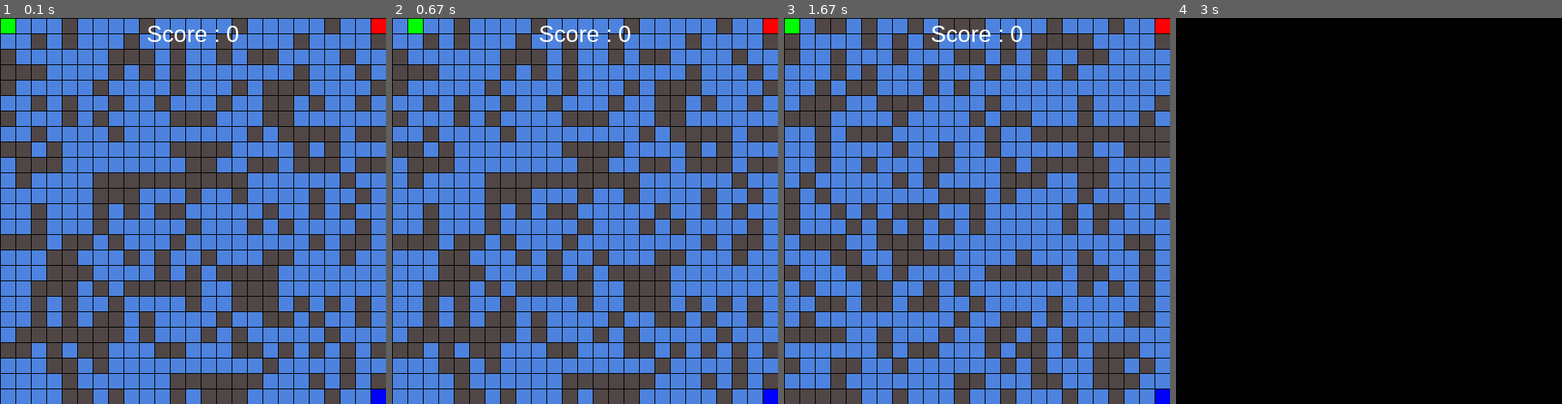
Above: before the commit, frames 1-4 (left to right).
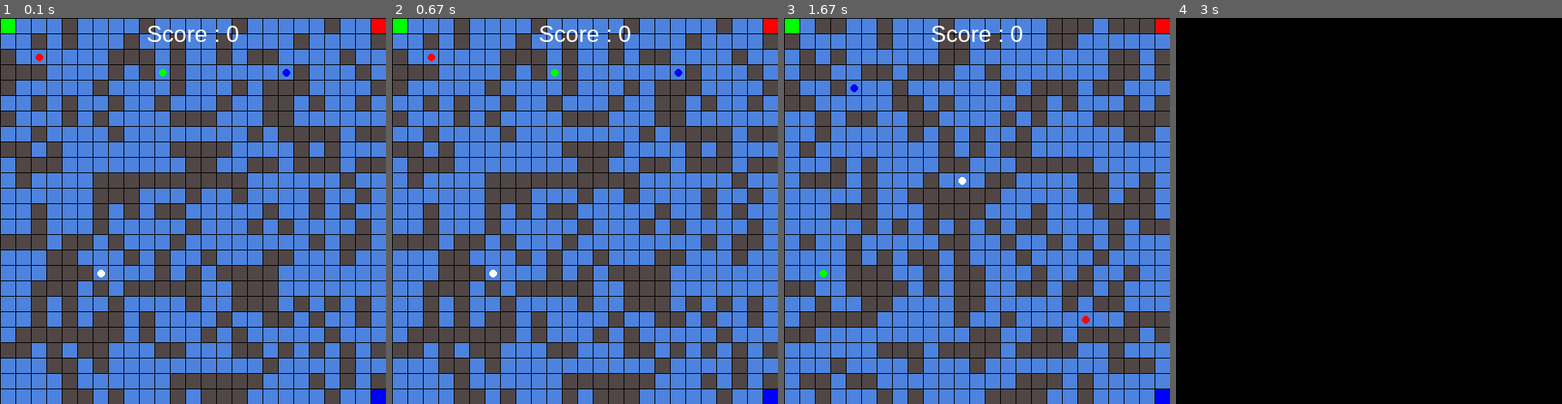
Above: after the commit, the same moments.

Repository: WallAshing/Pygame_labyrith
Game: pygame game, started from main.py
Same seed, same stepped clock (60 frames per second), same inputs: the game is played once before the commit and once after it.
Inputs:
- Up to frame 1 (0.1 s): no input
- Up to frame 2 (0.67 s): tap D at 0.33 s
- Up to frame 3 (1.67 s): tap R at 0.67 s; tap Z at 1 s; tap Q at 1.33 s
- Up to frame 4 (3 s): hold Right 1.67-2.13 s; tap S at 2.17 s; tap P at 2.5 s

The runs differ from the first frame. In frame 1, 0.1% of the frame differs, in the area x 9-76%, y 9-68%; in frame 2, 0.4%; in frame 3, 40%, in the area x 0-100%, y 0-100%; in frame 4, nothing differs.

Commit message:
The labyrith v0.03

Diff:
--- a/Enemies/enemies.py
+++ b/Enemies/enemies.py
@@ -3,9 +3,10 @@
 
 class Enemies :
 
-    def __init__(self, variable, createNewMap):
+    def __init__(self, ecran, variable, createNewMap):
         self.variable = variable
         self.createNewMap = createNewMap
+        self.ecran = ecran
         self.ennemiColor = (255, 0, 0)
         self.ennemiCasePosList = []
         self.ennemis = {}
@@ -19,6 +20,6 @@
         for i in range(0, self.variable.ennemiNumber) :
             self.ennemis["Ennemi{0}".format(i)].move()
 
-    def ennemiesDisplay(self, ecran):
+    def ennemiesDisplay(self):
         for ennemi in self.ennemiCasePosList :
-            pygame.draw.rect(ecran, (255, 0, 0), (pygame.Rect((ennemi[0] * self.variable.caseSize + 1), (ennemi[1] * self.variable.caseSize + 1), (self.variable.caseSize - 1), (self.variable.caseSize - 1))))
+            pygame.draw.rect(self.ecran, (255, 0, 0), (pygame.Rect((ennemi[0] * self.variable.caseSize + 1), (ennemi[1] * self.variable.caseSize + 1), (self.variable.caseSize - 1), (self.variable.caseSize - 1))))
--- a/Map/createNewMap.py
+++ b/Map/createNewMap.py
@@ -10,29 +10,33 @@
 		self.variable = variable
 		self.probability = (self.variable.mapSize * 10)
 		self.currentMap = []
+		self.spawnableCaseList = []
 
 	def mapInit(self) :
 		self.currentMap.clear()
+		self.spawnableCaseList.clear()
 		for i in range(self.variable.mapSize) :
 			self.currentMap.append([])
 			for j in range(self.variable.mapSize) :
 				oneToFour = random.randint(1, (self.probability))
-				if i == 0 and j == 0 :
+				if i == 0 and j == 0 : 									# Player spawn
 					self.currentMap[i].append(0)
 					print("Spawn created !")
-				elif i == (self.variable.mapSize - 1) and j == 0 :
+				elif i == (self.variable.mapSize - 1) and j == 0 : 		# Enemy spawn
 					self.currentMap[i].append(0)
-					print("Ennemi spawn created !")
-				elif i == (self.variable.mapSize - 1) and j == (self.variable.mapSize - 1) and self.variable.keyNumber > 0 :
+					print("Enemy spawn created !")
+				elif oneToFour < math.floor(self.probability * 0.35) :	# Wall spawn
+					self.currentMap[i].append(1)
+				elif i == (self.variable.mapSize - 1) and j == (self.variable.mapSize - 1) and self.variable.keyNumber > 0 :	# Key spawn
 					self.currentMap[i].append(2)
 					self.variable.keyNumber -= 1
-				elif oneToFour < math.floor(self.probability * 0.35) :
-					self.currentMap[i].append(1)
+
 				# elif oneToFour == 150 and self.variable.keyNumber > 0 :
 				# 	self.currentMap[i].append(2)
 				# 	self.variable.keyNumber -= 1
 				else :
 					self.currentMap[i].append(0)
+					self.spawnableCaseList.append((i, j))
 
 
 	def mapDisplay(self, ecran) :
--- /dev/null
+++ b/Map/items.py
@@ -0,0 +1,35 @@
+import pygame
+import random
+
+from Map.createNewMap import createNewMap
+
+class Items :
+    def __init__(self, ecran, variables, createNewMap) :
+        self.ecran = ecran
+        self.variables = variables
+        self.createNewMap = createNewMap
+        self.items = {
+            "item1" : [],
+            "item2" : [],
+            "item3" : [],
+            "item4" : [],
+        }
+
+
+    def itemsInit(self) :
+        for item in self.items :
+            for i in range(self.variables.itemsNumber[item]) :
+                case = self.createNewMap.spawnableCaseList[random.randint(0, (len(self.createNewMap.spawnableCaseList) - 1))]
+                self.items[item].append(case)
+
+
+
+    def itemsDisplay(self) :
+        for item in self.items["item1"] :
+            pygame.draw.circle(self.ecran, (255, 255, 255), ((item[0] * self.variables.caseSize + (self.variables.caseSize/2) + 1), (item[1] * self.variables.caseSize + (self.variables.caseSize/2)  + 1 )), 5)
+        for item in self.items["item2"] :
+            pygame.draw.circle(self.ecran, (255, 0, 0), ((item[0] * self.variables.caseSize + (self.variables.caseSize/2) + 1), (item[1] * self.variables.caseSize + (self.variables.caseSize/2)  + 1 )), 5)
+        for item in self.items["item3"] :
+            pygame.draw.circle(self.ecran, (0, 0, 255), ((item[0] * self.variables.caseSize + (self.variables.caseSize/2) + 1), (item[1] * self.variables.caseSize + (self.variables.caseSize/2)  + 1 )), 5)
+        for item in self.items["item4"] :
+            pygame.draw.circle(self.ecran, (0, 255, 0), ((item[0] * self.variables.caseSize + (self.variables.caseSize/2) + 1), (item[1] * self.variables.caseSize + (self.variables.caseSize/2)  + 1 )), 5)
--- a/Player/player.py
+++ b/Player/player.py
@@ -1,65 +1,215 @@
 import pygame
+import time
 class Player :
-    def __init__(self, ecran, variable, createNewMap) :
+    def __init__(self, ecran, variable, createNewMap, items) :
+        self.ecran = ecran
         self.variable = variable
         self.createNewMap = createNewMap
-        self.ecran = ecran
+        self.items = items
         self.pos = [1, 1]
         self.casepos = [0, 0]
         self.vivant = True
         self.win = False
-
-    def move(self, event) :
-
-        if event.key == pygame.K_LEFT or event.key == pygame.K_q :
-            if self.casepos[0] > 0 :
-                if ((self.createNewMap.currentMap[self.casepos[0] - 1])[self.casepos[1]]) == 2 :
-                    self.pos[0] -= self.variable.caseSize
-                    self.casepos[0] -= 1
-                    self.win = True
-                    self.variable.winNumber += 1
-                    print("You won")
-
-                elif ((self.createNewMap.currentMap[self.casepos[0] - 1])[self.casepos[1]]) != 1:
-                    self.pos[0] -= self.variable.caseSize
-                    self.casepos[0] -= 1
-
-        if event.key == pygame.K_RIGHT or event.key == pygame.K_d :
-            if self.casepos[0] < (self.variable.mapSize - 1) :
-
-                if ((self.createNewMap.currentMap[self.casepos[0] + 1])[self.casepos[1]]) == 2 :
-                    self.pos[0] += self.variable.caseSize
-                    self.casepos[0] += 1
-                    self.win = True
-                    self.variable.winNumber += 1
-                    print("You won")
-
-                elif ((self.createNewMap.currentMap[self.casepos[0] + 1])[self.casepos[1]]) != 1 :
-                    self.pos[0] += self.variable.caseSize
-                    self.casepos[0] += 1
-
-        if event.key == pygame.K_UP or event.key == pygame.K_z :
-            if self.casepos[1] > 0 :
-                if ((self.createNewMap.currentMap[self.casepos[0]])[self.casepos[1] - 1]) == 2 :
-                    self.pos[1] -= self.variable.caseSize
-                    self.casepos[1] -= 1
-                    self.win = True
-                    self.variable.winNumber += 1
-                    print("You won")
-
-                elif ((self.createNewMap.currentMap[self.casepos[0]])[self.casepos[1] - 1]) != 1:
-                    self.pos[1] -= self.variable.caseSize
-                    self.casepos[1] -= 1
-
-        if event.key == pygame.K_DOWN or event.key == pygame.K_s :
-            if self.casepos[1] < (self.variable.mapSize - 1) :
-                if ((self.createNewMap.currentMap[self.casepos[0]])[self.casepos[1] + 1]) == 2 :
-                    self.pos[1] += self.variable.caseSize
-                    self.casepos[1] += 1
-                    self.win = True
-                    self.variable.winNumber += 1
-                    print("You won")
-
-                elif ((self.createNewMap.currentMap[self.casepos[0]])[self.casepos[1] + 1]) != 1:
-                    self.pos[1] += self.variable.caseSize
-                    self.casepos[1] += 1
+        self.moveCooldown = 150
+        self.index = 0
+        self.holdDirection = {
+            "LEFT"  : False,
+            "RIGHT" : False,
+            "UP"    : False,
+            "DOWN"  : False,
+        }
+        self.inventory = {
+            "item1" : 0,
+            "item2" : 0,
+            "item3" : 0,
+            "item4" : 0,
+        }
+
+
+    def move(self, player) :
+        for event in pygame.event.get() :
+            if event.type == pygame.QUIT :
+                return False
+            if event.type == pygame.KEYDOWN :
+                if event.key == pygame.K_ESCAPE :
+                    return False
+                if event.key == pygame.K_r :
+                    player.win = True
+                if event.key == pygame.K_p :
+                    time.sleep(100)
+                if event.key == pygame.K_LEFT or event.key == pygame.K_q :
+                    self.holdDirection["LEFT"] = True
+                    self.holdDirection["RIGHT"] = False
+                    self.holdDirection["UP"] = False
+                    self.holdDirection["DOWN"] = False
+                    if self.index == self.moveCooldown :
+                        if self.casepos[0] > 0 :
+                            if ((self.createNewMap.currentMap[self.casepos[0] - 1])[self.casepos[1]]) == 2 :
+                                self.pos[0] -= self.variable.caseSize
+                                self.casepos[0] -= 1
+                                self.win = True
+                                self.variable.winNumber += 1
+                                print("You won")
+
+                            elif ((self.createNewMap.currentMap[self.casepos[0] - 1])[self.casepos[1]]) != 1:
+                                self.index = 0
+                                self.pos[0] -= self.variable.caseSize
+                                self.casepos[0] -= 1
+                                self.walkOnItems()
+
+                if event.key == pygame.K_RIGHT or event.key == pygame.K_d :
+                    self.holdDirection["LEFT"] = False
+                    self.holdDirection["RIGHT"] = True
+                    self.holdDirection["UP"] = False
+                    self.holdDirection["DOWN"] = False
+                    if self.index == self.moveCooldown :
+                        if self.casepos[0] < (self.variable.mapSize - 1) :
+                            if ((self.createNewMap.currentMap[self.casepos[0] + 1])[self.casepos[1]]) == 2 :
+                                self.pos[0] += self.variable.caseSize
+                                self.casepos[0] += 1
+                                self.win = True
+                                self.variable.winNumber += 1
+                                print("You won")
+
+                            elif ((self.createNewMap.currentMap[self.casepos[0] + 1])[self.casepos[1]]) != 1 :
+                                self.index = 0
+                                self.pos[0] += self.variable.caseSize
+                                self.casepos[0] += 1
+                                self.walkOnItems()
+
+                if event.key == pygame.K_UP or event.key == pygame.K_z :
+                    self.holdDirection["LEFT"] = False
+                    self.holdDirection["RIGHT"] = False
+                    self.holdDirection["UP"] = True
+                    self.holdDirection["DOWN"] = False
+                    if self.index == self.moveCooldown :
+                        if self.casepos[1] > 0 :
+                            if ((self.createNewMap.currentMap[self.casepos[0]])[self.casepos[1] - 1]) == 2 :
+                                self.pos[1] -= self.variable.caseSize
+                                self.casepos[1] -= 1
+                                self.win = True
+                                self.variable.winNumber += 1
+                                print("You won")
+
+                            elif ((self.createNewMap.currentMap[self.casepos[0]])[self.casepos[1] - 1]) != 1:
+                                self.index = 0
+                                self.pos[1] -= self.variable.caseSize
+                                self.casepos[1] -= 1
+                                self.walkOnItems()
+
+
+                if event.key == pygame.K_DOWN or event.key == pygame.K_s :
+                    self.holdDirection["LEFT"] = False
+                    self.holdDirection["RIGHT"] = False
+                    self.holdDirection["UP"] = False
+                    self.holdDirection["DOWN"] = True
+
+                    if self.index == self.moveCooldown :
+                        if self.casepos[1] < (self.variable.mapSize - 1) :
+                            if ((self.createNewMap.currentMap[self.casepos[0]])[self.casepos[1] + 1]) == 2 :
+                                self.pos[1] += self.variable.caseSize
+                                self.casepos[1] += 1
+                                self.win = True
+                                self.variable.winNumber += 1
+                                print("You won")
+
+                            elif ((self.createNewMap.currentMap[self.casepos[0]])[self.casepos[1] + 1]) != 1:
+                                self.index = 0
+                                self.pos[1] += self.variable.caseSize
+                                self.casepos[1] += 1
+                                self.walkOnItems()
+                return True
+
+            if event.type == pygame.KEYUP :
+                if event.key == pygame.K_LEFT :
+                    self.holdDirection["LEFT"] = False
+                if event.key == pygame.K_RIGHT :
+                    self.holdDirection["RIGHT"] = False
+                if event.key == pygame.K_UP :
+                    self.holdDirection["UP"] = False
+                if event.key == pygame.K_DOWN :
+                    self.holdDirection["DOWN"] = False
+
+        for direction in self.holdDirection :
+            if self.holdDirection[direction] :
+                if direction == "LEFT" :
+                    if self.index == self.moveCooldown :
+                        if self.casepos[0] > 0 :
+                            if ((self.createNewMap.currentMap[self.casepos[0] - 1])[self.casepos[1]]) == 2 :
+                                self.pos[0] -= self.variable.caseSize
+                                self.casepos[0] -= 1
+                                self.win = True
+                                self.variable.winNumber += 1
+                                print("You won")
+
+
+                            elif ((self.createNewMap.currentMap[self.casepos[0] - 1])[self.casepos[1]]) != 1:
+                                self.index = 0
+                                self.pos[0] -= self.variable.caseSize
+                                self.casepos[0] -= 1
+                                self.walkOnItems()
+
+                if direction == "RIGHT" :
+                    if self.index == self.moveCooldown :
+                        if self.casepos[0] < (self.variable.mapSize - 1) :
+                            if ((self.createNewMap.currentMap[self.casepos[0] + 1])[self.casepos[1]]) == 2 :
+                                self.pos[0] += self.variable.caseSize
+                                self.casepos[0] += 1
+                                self.win = True
+                                self.variable.winNumber += 1
+                                print("You won")
+
+                            elif ((self.createNewMap.currentMap[self.casepos[0] + 1])[self.casepos[1]]) != 1 :
+                                self.index = 0
+                                self.pos[0] += self.variable.caseSize
+                                self.casepos[0] += 1
+                                self.walkOnItems()
+
+                if direction == "UP" :
+                    if self.index == self.moveCooldown :
+                        if self.casepos[1] > 0 :
+                            if ((self.createNewMap.currentMap[self.casepos[0]])[self.casepos[1] - 1]) == 2 :
+                                self.pos[1] -= self.variable.caseSize
+                                self.casepos[1] -= 1
+                                self.win = True
+                                self.variable.winNumber += 1
+                                print("You won")
+
+                            elif ((self.createNewMap.currentMap[self.casepos[0]])[self.casepos[1] - 1]) != 1:
+                                self.index = 0
+                                self.pos[1] -= self.variable.caseSize
+                                self.casepos[1] -= 1
+                                self.walkOnItems()
+
+                if direction == "DOWN" :
+                    if self.index == self.moveCooldown :
+                        if self.casepos[1] < (self.variable.mapSize - 1) :
+                            if ((self.createNewMap.currentMap[self.casepos[0]])[self.casepos[1] + 1]) == 2 :
+                                self.pos[1] += self.variable.caseSize
+                                self.casepos[1] += 1
+                                self.win = True
+                                self.variable.winNumber += 1
+                                print("You won")
+
+                            elif ((self.createNewMap.currentMap[self.casepos[0]])[self.casepos[1] + 1]) != 1:
+                                self.index = 0
+                                self.pos[1] += self.variable.caseSize
+                                self.casepos[1] += 1
+                                self.walkOnItems()
+                break
+
+    def walkOnItems(self) :
+        for i, item in enumerate(self.items.items) :
+            for pos in self.items.items[item] :
+                # print(str(i) + ": " + str(self.casepos) + str(pos))
+                if self.casepos[0] == pos[0] and self.casepos[1] == pos[1] :
+                    self.items.items[item].remove(pos)
+                    self.inventory[item] += 1
+                    return
+
+
+
+    def movingCooldown(self) :
+        if self.index != self.moveCooldown :
+            self.index += 1
+        # print(self.index)
--- a/main.py
+++ b/main.py
@@ -1,7 +1,8 @@
 from Player.player import *
 from Map.createNewMap import *
+from Map.mapChecker import *
+from Map.items import *
 from variables import *
-from Map.mapChecker import *
 from Enemies.enemies import *
 import pygame
 import time
@@ -9,9 +10,10 @@
 variables = Variables()
 ecran = pygame.display.set_mode(variables.windowSize)
 createMap = createNewMap(variables)
-player = Player(ecran, variables, createMap)
+items = Items(ecran, variables, createMap)
+player = Player(ecran, variables, createMap, items)
 mapChecker = MapChecker(createMap, variables)
-ennemies = Enemies(variables, createMap)
+ennemies = Enemies(ecran, variables, createMap)
 
 pygame.display.set_caption("Labyrinth_2D")
 pygame.font.init()
@@ -23,21 +25,29 @@
 # Fait apparaître les ennemis
 ennemies.ennemiesInit()
 
+
 while loop :
     ecran.fill((0, 0, 0))
     yourScore = font.render("Score : " + str(variables.winNumber), True, (255, 255, 255))
     scoreRect = yourScore.get_rect()
     scoreRect.center = (variables.windowSize[0] // 2, 20)
-    # print(time.localtime()) la loop est lu 570 fois par secondes, pas mal les fps
+    # print(time.localtime()) la loop est lu 570 fois par secondes
+    # keys = pygame.key.get_pressed()
+
+    player.movingCooldown()
 
 
     while mapChecker.keyNumber != 0 :
         variables.keyNumber = variables.keyInitial
         createMap.mapInit()
-        ennemies = Enemies(variables, createMap)
+        ennemies = Enemies(ecran, variables, createMap)
         ennemies.ennemiesInit()
-        player = Player(ecran, variables, createMap)
+        items = Items(ecran, variables, createMap)
+        items.itemsInit()
         mapChecker.mapChecker()
+
+        player = Player(ecran, variables, createMap, items)
+
 
     if player.win == True:
         variables.keyColor = (0, 255, 0)
@@ -45,25 +55,19 @@
         variables.keyNumber = variables.keyInitial
         variables.keyColor = (0, 0, 255)
         mapChecker.keyNumber = variables.keyInitial
-        player = Player(ecran, variables, createMap)
+        player = Player(ecran, variables, createMap, items)
+        print("test")
 
-    for event in pygame.event.get() :
-        if event.type == pygame.KEYDOWN :
-            player.move(event)
-            if event.key == pygame.K_ESCAPE :
-                loop = False
-            if event.key == pygame.K_r :
-                player.win = True
-            if event.key == pygame.K_p :
-                time.sleep(100)
-        if event.type == pygame.QUIT :
-            loop = False
+    if player.move(player) == False :
+        loop = False
+
 
     createMap.mapDisplay(ecran)
     rect = pygame.draw.rect(ecran, (0, 255, 0), (pygame.Rect(player.pos[0], player.pos[1], (variables.caseSize - 1), (variables.caseSize - 1))))
 
     ennemies.ennemiesMove()
-    ennemies.ennemiesDisplay(ecran)
+    ennemies.ennemiesDisplay()
+    items.itemsDisplay()
 
     ecran.blit(yourScore, scoreRect)
     pygame.display.flip()
--- a/sandbox.py
+++ b/sandbox.py
@@ -1,6 +1,11 @@
-d = {"list1" : [1,2,3,4,5,6]}
-# for x in range(10):
-#     y = x * 2
-#     d["string{0}and{1}".format(x,y)] = "Hello", "test"
+holdDirection = {
+            "LEFT"  : [],
+            "RIGHT" : [],
+            "UP"    : [],
+            "DOWN"  : [],
+        }
 
-print(d["list1"][2])
+for direction in holdDirection :
+    var = (1, 0)
+    holdDirection[direction].append(var)
+    print(holdDirection[direction])
--- a/variables.py
+++ b/variables.py
@@ -9,3 +9,9 @@
         self.keyColor = (0, 0, 255)
         self.winNumber = 0
         self.ennemiNumber = 1
+        self.itemsNumber = {
+            "item1" : 1,
+            "item2" : 1,
+            "item3" : 1,
+            "item4" : 1,
+        }
